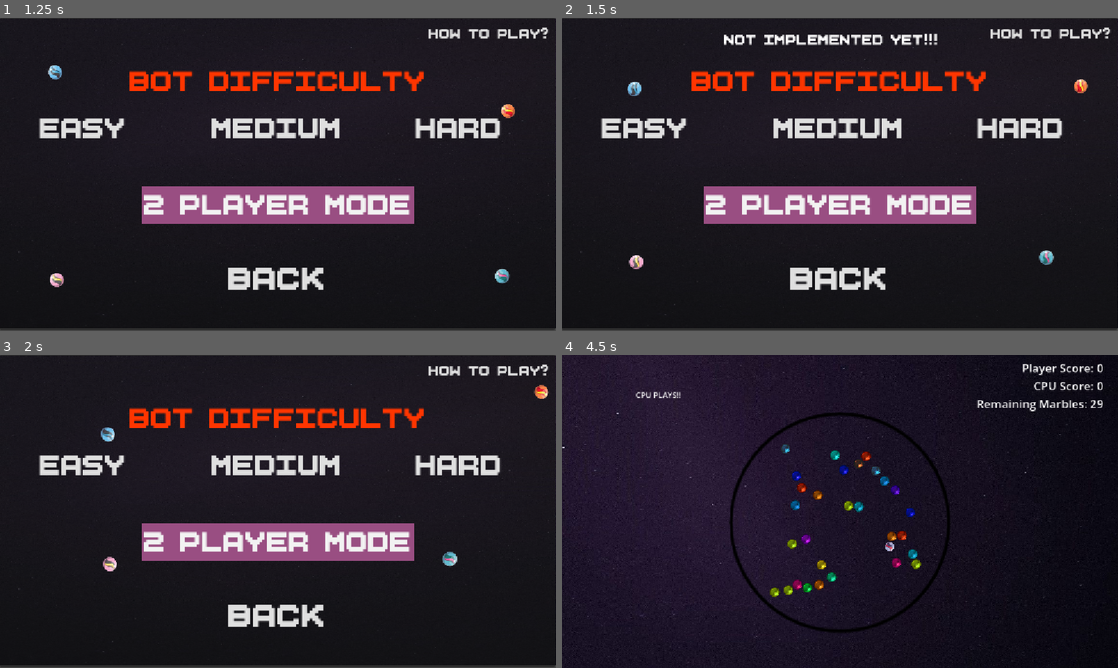
Above: before the commit, frames 1-4 (two rows, left to right).
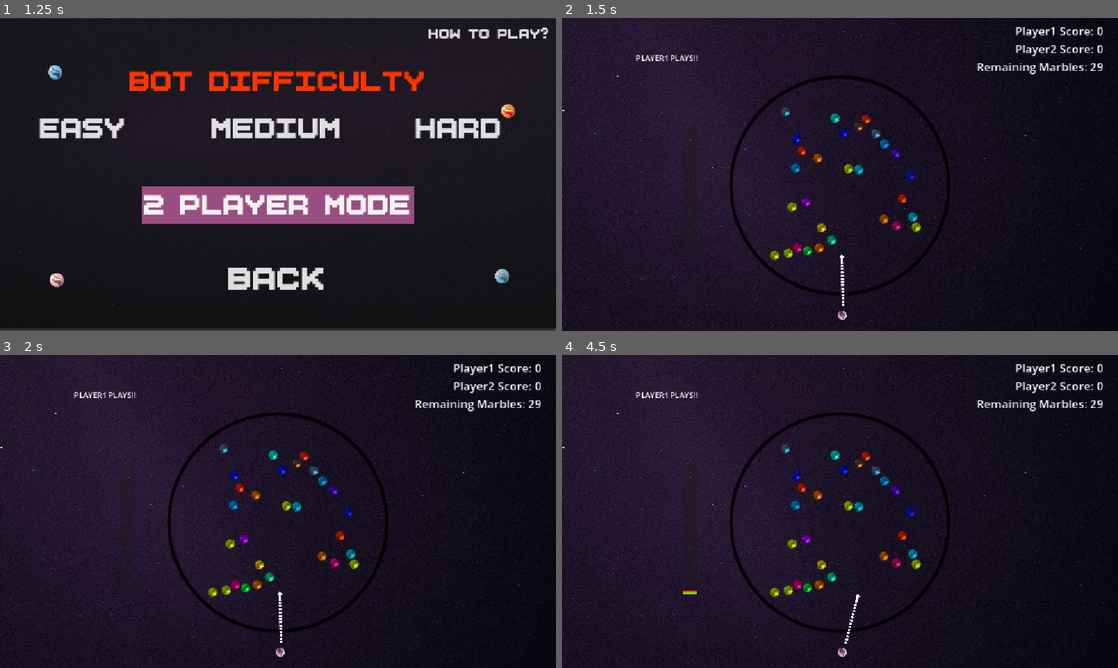
Above: after the commit, the same moments.

Repository: Spark10Z1/Marble-Strike
Game: Godot game, scene res://scenes/mainmenu.tscn
The game is run twice, just before and just after one commit, with the same random seed, the same clock (stepped at 60 frames per second) and the same inputs.
Inputs (mouse positions are in pixels of both pictures, inside the frame that each line leads up to):
- Up to frame 1 (1.25 s): click "PLAY GAME" at 0.5 s
- Up to frame 2 (1.5 s): click "2 PLAYER MODE" at 1.25 s
- Up to frame 3 (2 s): no input
- Up to frame 4 (4.5 s): click (650, 464) at 2 s, where only the run before the commit has a clickable "EASY"; tap Enter at 2.75 s; move the mouse to (962, 495) at 2.77 s; click (962, 495) at 2.92 s; move the mouse to (728, 527) at 3.52 s; click (728, 527) at 3.67 s; move the mouse to (895, 442) at 4.27 s; click (895, 442) at 4.42 s

Frame 1 is identical in both runs. In frame 2, 20% of the frame differs, in the area x 0-100%, y 0-100%; in frame 3, 19%; in frame 4, 0.7%.

Commit message:
2 Player Mode Added
2 Player Mode was fully implemented.
Accessible by selecting "2 Player Mode" in difficulty selection screen.

Diff:
--- a/scripts/difficulty_panel.gd
+++ b/scripts/difficulty_panel.gd
@@ -27,9 +27,8 @@
 
 
 func _on_player_button_pressed() -> void:
-	$Debug.text = "NOT IMPLEMENTED YET!!!"
-	await get_tree().create_timer(0.5).timeout
-	$Debug.text = ""
+	global.two_player_mode = true
+	next_screen()
 
 func _on_how_to_play_button_pressed() -> void:
 	$Debug.text = "NOT IMPLEMENTED YET!!!"
--- a/scripts/game.gd
+++ b/scripts/game.gd
@@ -16,7 +16,7 @@
 var marble_count : int
 var current_count : int
 var target
-var cpu_play : bool = true
+var player1_play : bool = true
 var shooter_out : bool = false
 var marble_out : bool = false
 var proceed_play : bool = true
@@ -43,25 +43,25 @@
 
 func new_game():
 	Input.mouse_mode = Input.MOUSE_MODE_HIDDEN
-	global.player_score = 0
-	global.cpu_score = 0
+	global.player1_score = 0
+	global.player2_score = 0
 	generate_marbles()
 	reset_shooter()
 	show_finger()
 	show_score()
 
 func _process(_delta: float) -> void:
-	if cpu_play:
-		$"Current_Player Label".text = "CPU PLAYS!!"
-	else:
-		$"Current_Player Label".text = "PLAYER PLAYS!!"
+	if player1_play:
+		$"Current_Player Label".text = "PLAYER2 PLAYS!!"
+	else:
+		$"Current_Player Label".text = "PLAYER1 PLAYS!!"
 	for m in get_tree().get_nodes_in_group("marble_scene"):
 		if(m.linear_velocity.length() > 0.0  and
 		m.linear_velocity.length() < MOVE_THRESHOLD):
 			m.sleeping = true
 		elif m.linear_velocity.length() >= MOVE_THRESHOLD:
 			shooter_available = false
-	if current_count == 0 or abs(global.cpu_score - global.player_score) > current_count:
+	if current_count == 0 or abs(global.player2_score - global.player1_score) > current_count:
 		game_over()
 	if shooter.linear_velocity.length() > MOVE_THRESHOLD:
 		shooter_available = false
@@ -99,17 +99,20 @@
 	shooter_available = true
 	change_player()
 	marble_out = false
-	if cpu_play:
-		bot_play()
-		hide_finger()
+	if player1_play:
+		if not global.two_player_mode:
+			bot_play()
+		else:
+			show_finger()
+			play_sound(Reset_Sound)
 	else:
 		if proceed_play:
 			show_finger()
 			play_sound(Reset_Sound)
 
 	#Auto Difficulty Adjustment
-	if(abs(global.cpu_score - global.player_score) > 2):
-		if global.cpu_score > global.player_score:
+	if(abs(global.player2_score - global.player1_score) > 2):
+		if global.player2_score > global.player1_score:
 			global.diff_level -= 5
 		else:
 			global.diff_level += 5
@@ -141,16 +144,16 @@
 		hide_finger()
 
 func show_score():
-	$"Score Label".text = "Player Score: " + str(global.player_score)
-	$"Score Label".text +="\nCPU Score: " + str(global.cpu_score)
+	$"Score Label".text = "Player1 Score: " + str(global.player1_score)
+	$"Score Label".text +="\nPlayer2 Score: " + str(global.player2_score)
 	$"Score Label".text +="\nRemaining Marbles: " + str(current_count)
 
 func update_score():
-	if cpu_play:
-		global.cpu_score += 1
+	if player1_play:
+		global.player2_score += 1
 		play_sound(CPU_Point_Sound)
 	else:
-		global.player_score += 1
+		global.player1_score += 1
 		play_sound(Player_Point_Sound)
 	current_count -= 1
 	show_score()
@@ -173,27 +176,30 @@
 	else:
 		dir = target.position - START_POS
 		power = dir * MAX_POWER
+	if global.diff_level >= 50:
+		dir = target.position - START_POS
+		power = dir * MAX_POWER
 	if shooter_available and proceed_play:
 		shooter.apply_central_impulse(power)
 	shooter_available = false
 
 func change_player():
 	if(not marble_out):
-		cpu_play = not cpu_play
+		player1_play = not player1_play
 
 func game_over():
 	Input.mouse_mode = Input.MOUSE_MODE_VISIBLE
 	hide_finger()
 	var game_over_sounds = [Win_Sound, Tie_Sound, Lose_Sound]
 	var result : int
-	if global.player_score > global.cpu_score:
-		$Hud/ResultPanel/Label.text = "YOU WIN!"
+	if global.player1_score > global.player2_score:
+		$Hud/ResultPanel/Label.text = "Player1 WINS!"
 		result = 0
-	elif global.player_score == global.cpu_score:
+	elif global.player1_score == global.player2_score:
 		$Hud/ResultPanel/Label.text = "TIE!"
 		result = 1
 	else:
-		$Hud/ResultPanel/Label.text = "YOU LOSE!"
+		$Hud/ResultPanel/Label.text = "Player2 WINS!"
 		result = 2
 	if proceed_play:
 		play_sound(game_over_sounds[result])
--- a/scripts/global.gd
+++ b/scripts/global.gd
@@ -1,5 +1,6 @@
 extends Node
 
 var diff_level = 0
-var player_score : int = 0
-var cpu_score : int = 0
+var player1_score : int = 0
+var player2_score : int = 0
+var two_player_mode : bool = false
